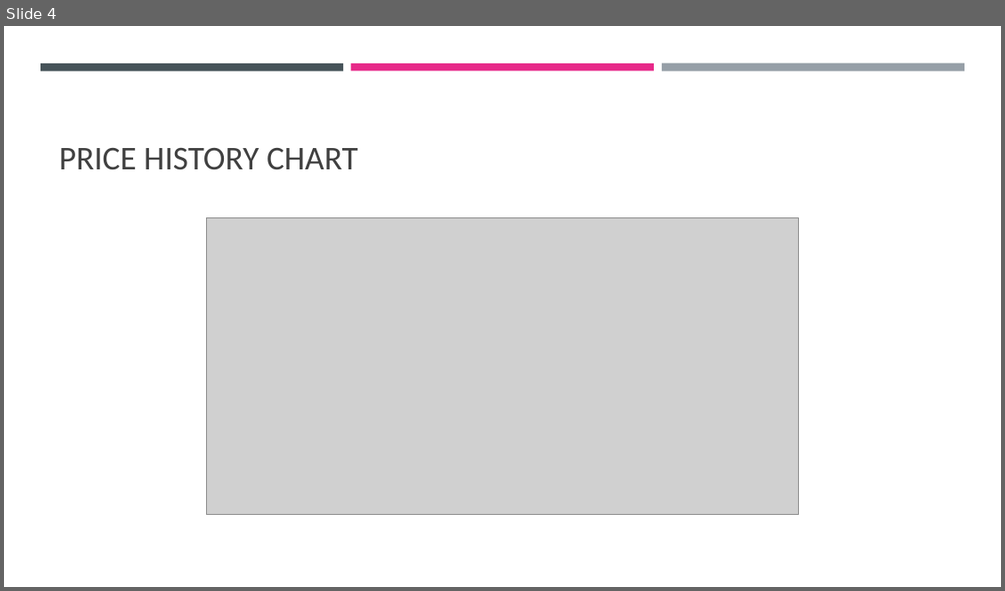
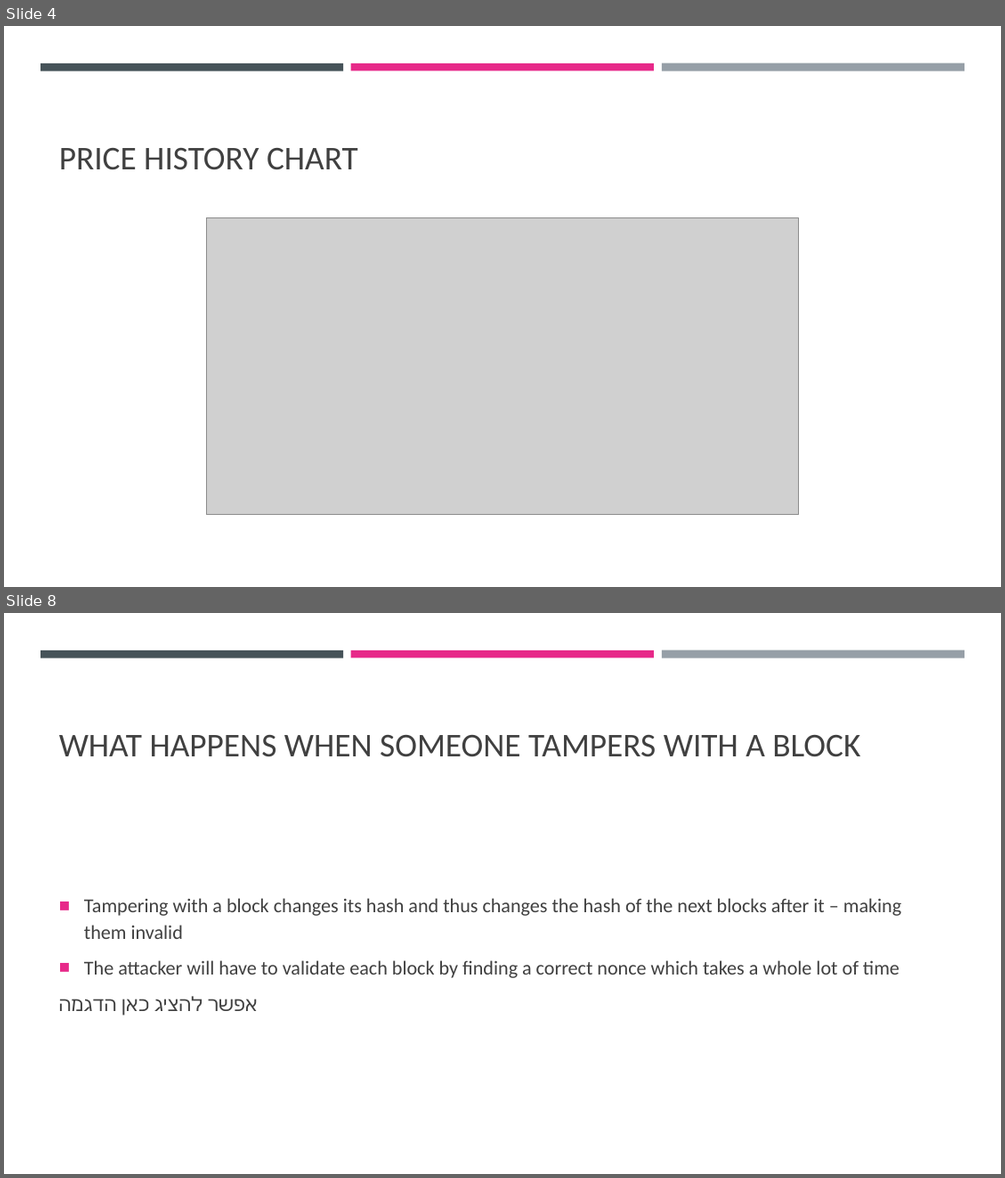
Before and after one commit to cyoni/bitcoin, a slide deck: bitcoin.pptx. Shown one above the other, each under a label of ours: slide 4 before the commit, slides 4 and 8 after it; the slides between them are not shown. The pictures are 1005x591 and 1005x1178 pixels, drawn with LibreOffice and Linux fonts; fonts in the diff are those of the drawing; grey boxes stand for pictures. Boxes give left, top, right and bottom in pixels: in the first picture for what was removed or moved away, otherwise in the second. Text is boxed around its words. In the diff, an @@ line names an element or a change of style, - is before the commit and + after.

```diff
--- a/bitcoin.pptx
+++ b/bitcoin.pptx
@@ slide 8 added at (4, 613, 1001, 1174), background #FFFFFF; not listed: 3 template elements that a slide beside it also shows @@
@@ title added at (59, 735, 860, 757), 32 pt, text #404040 @@
+WHAT HAPPENS WHEN SOMEONE TAMPERS WITH A BLOCK
@@ text added at (84, 898, 901, 1011), 19 pt, text #404040 @@
+■ Tampering with a block changes its hash and thus changes the hash of the next blocks after it – making them invalid
+■ The attacker will have to validate each block by finding a correct nonce which takes a whole lot of time
+אפשר להציג כאן הדגמה
```
Also in this commit, not shown: 1 slide changed, 20 other slides added, 1 slide removed.
